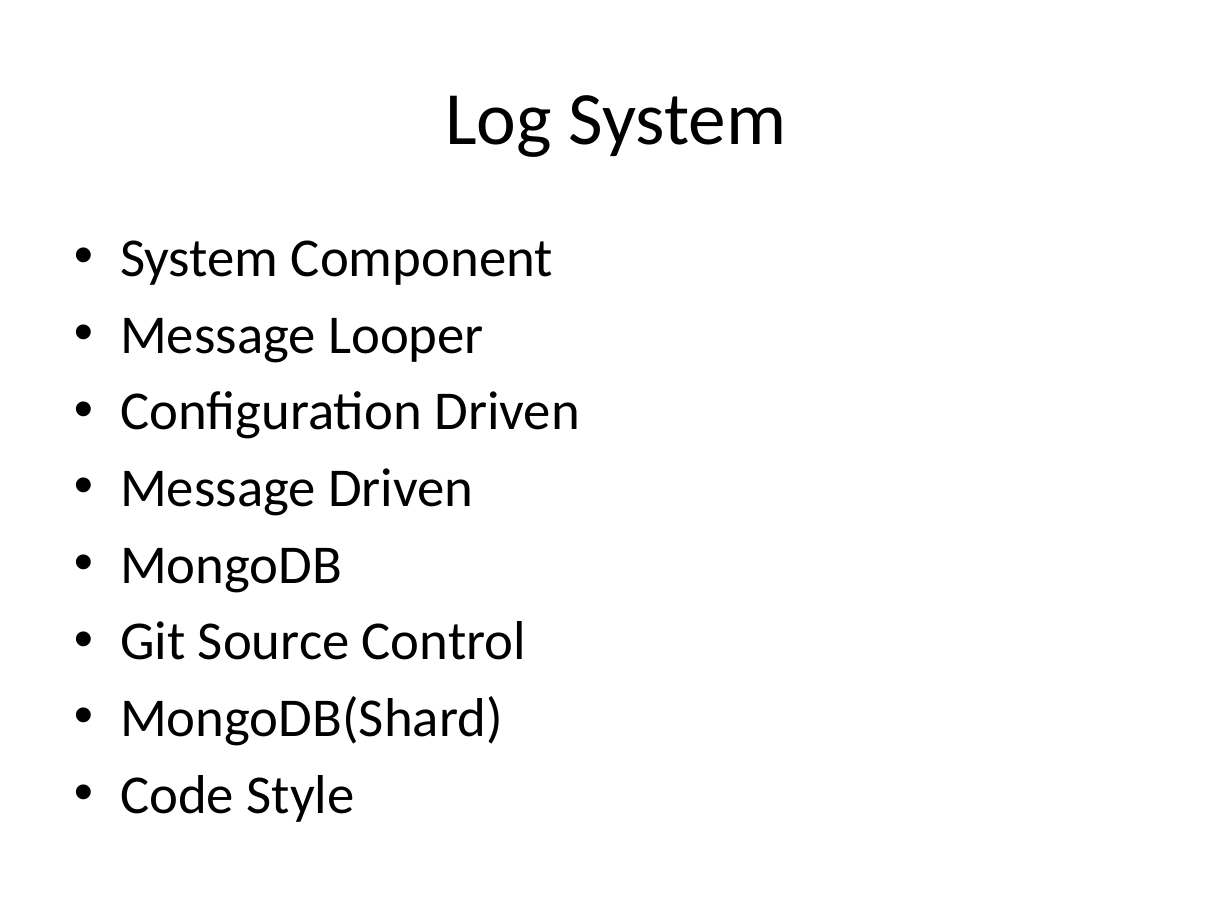
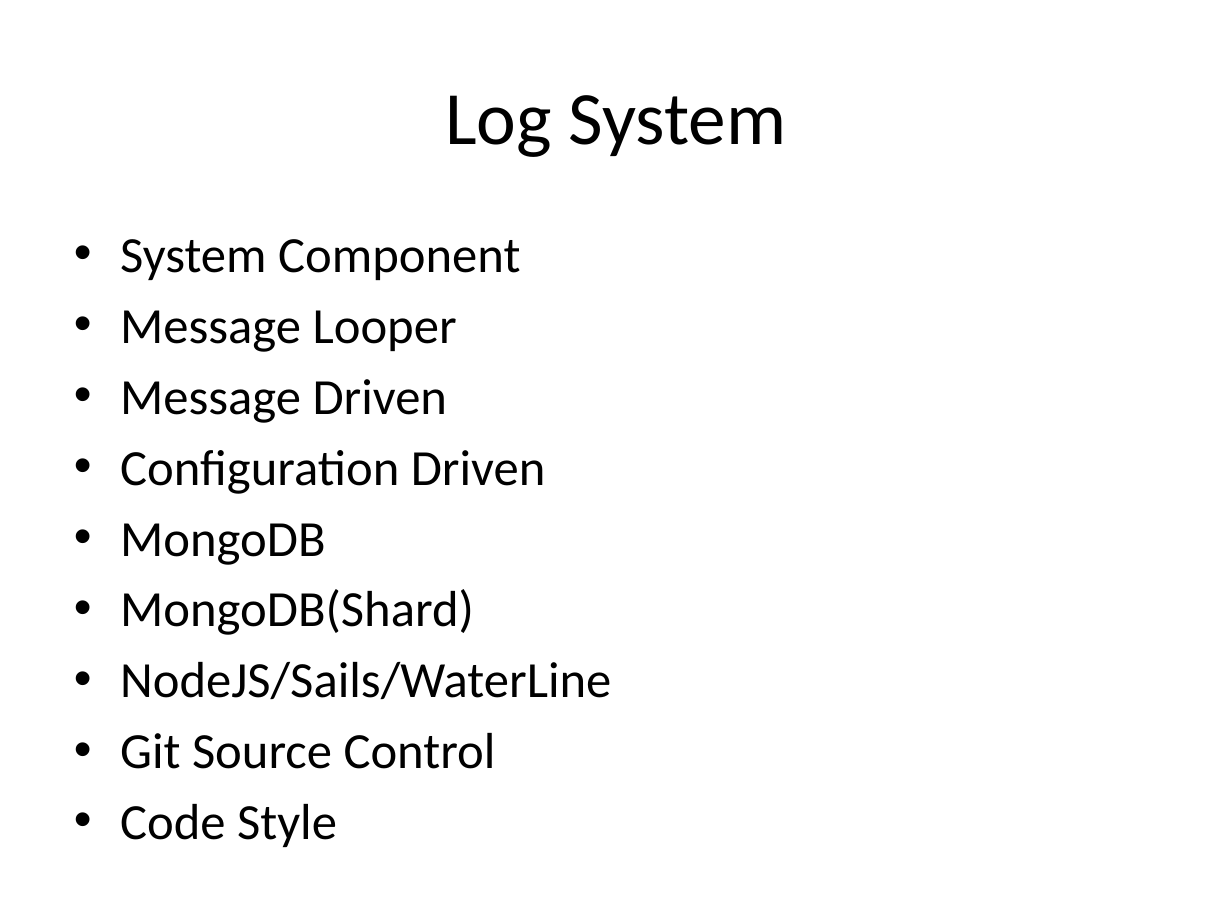
Before and after one commit to firstsoft/logger, a slide deck: slide 3 of doc/Presentation.pptx. Drawn at 1232x924 pixels with LibreOffice and Linux fonts; fonts in the diff are those of the drawing. Boxes give left, top, right and bottom in pixels: in the first picture for what was removed or moved away, otherwise in the second. Text is boxed around its words. In the diff, an @@ line names an element or a change of style, - is before the commit and + after.

```diff
--- a/doc/Presentation.pptx
+++ b/doc/Presentation.pptx
@@ text at (120,239,546,847): size 32 to 29.6 pt in "System Component", "Message Looper", "Configuration Driven", "MongoDB" and 2 more places @@
@@ text at (120,379,448,423): paragraph added @@
+• Message Driven
@@ text at (120,468,474,516): paragraph removed @@
-• Message Driven
@@ text at (120,589,611,699): paragraphs added @@
+• MongoDB(Shard)
+• NodeJS/Sails/WaterLine
@@ text at (120,696,503,746): paragraph removed @@
-• MongoDB(Shard)
```
